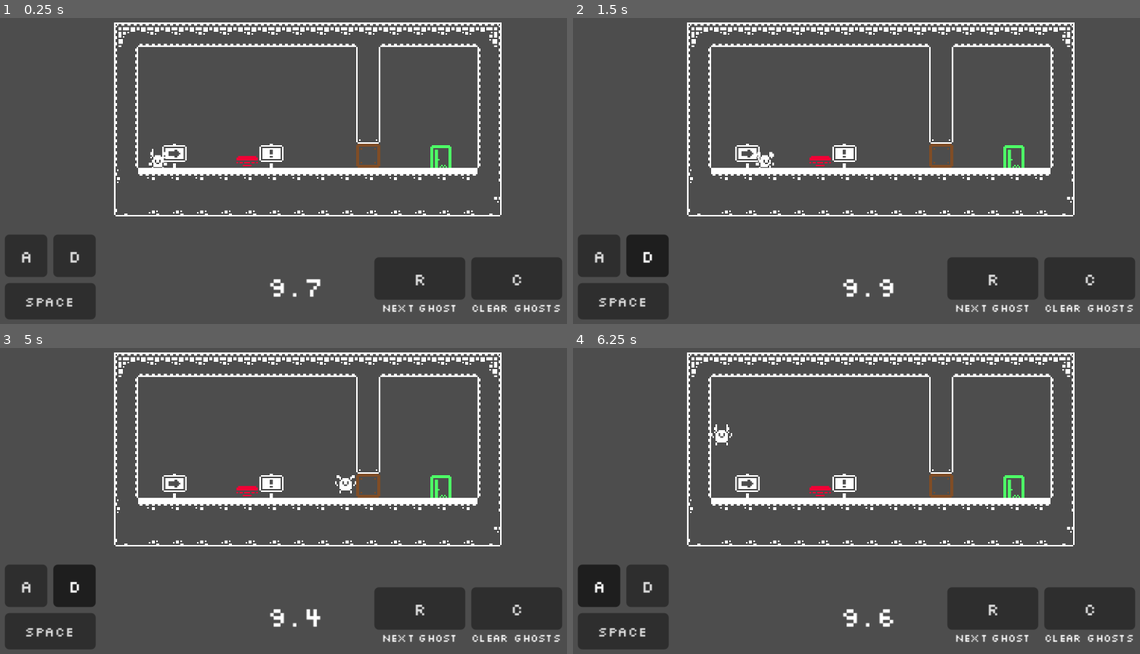
Above: before the commit, frames 1-4 (two rows, left to right).
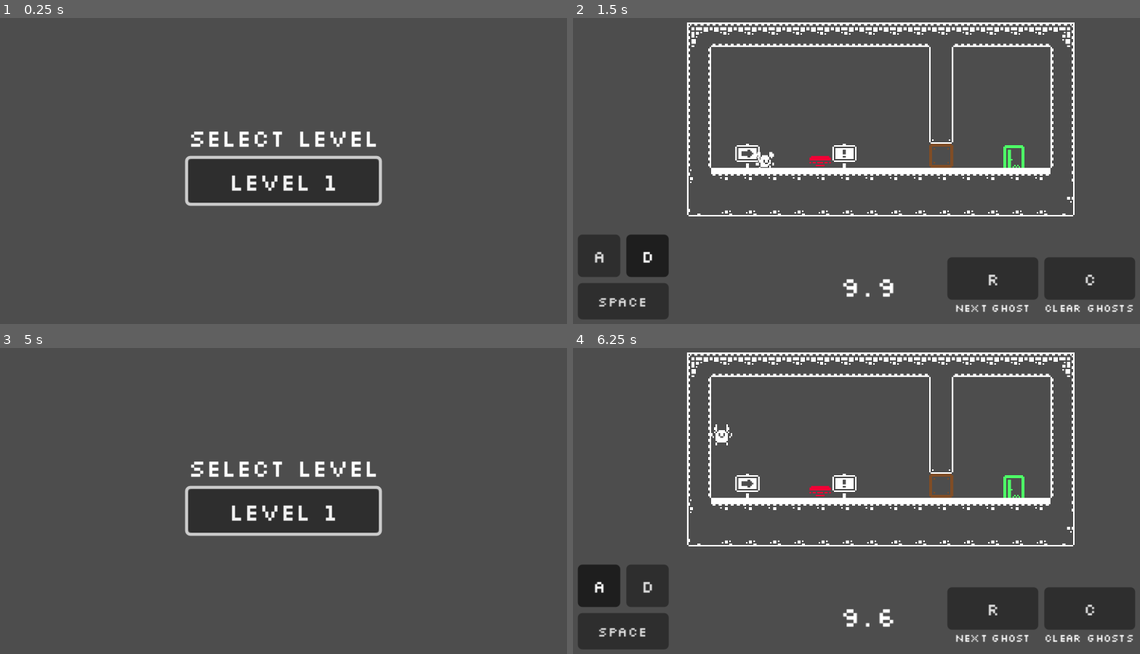
Above: after the commit, the same moments.

Repository: moellh/gmtk-game-jam-2026
Game: Godot game, scene res://src/level_select.tscn
The game is run twice, just before and just after one commit, with the same random seed, the same clock (stepped at 60 frames per second) and the same inputs. Before the commit the project starts from res://src/level.tscn.
Inputs (mouse positions are in pixels of both pictures, inside the frame that each line leads up to):
- Up to frame 1 (0.25 s): no input
- Up to frame 2 (1.5 s): click (856, 180) at 0.5 s, where only the run after the commit has a clickable "Level 1"; hold Right (move_right) from 1.28 s (still down); tap C (clear) at 1.35 s
- Up to frame 3 (5 s): tap Space (jump) at 1.52, 2.27, 3.77, 4.52 s; tap C (clear) every 0.75 s from 2.1 to 4.35 s; release Right (move_right) at 2.78 s; hold Left (move_left) 2.78-3.53 s; hold Right (move_right) from 3.53 s (still down); tap B (menu, bound only after the commit) at 4.9 s
- Up to frame 4 (6.25 s): release Right (move_right) at 5 s; click (856, 510) at 5 s, where only the run after the commit has a clickable "Level 1"; hold Left (move_left) from 5.78 s (still down); tap C (clear) at 5.85 s; tap Space (jump) at 6.02 s

The runs differ from the first frame. In frame 1, 20% of the frame differs, in the area x 0-100%, y 1-99%; in frame 2, nothing differs; in frame 3, 20%; in frame 4, nothing differs.

Commit message:
feat: level select

Diff:
--- a/project.godot
+++ b/project.godot
@@ -11,7 +11,7 @@
 [application]
 
 config/name="chronost"
-run/main_scene="uid://dp7t1cvck55bt"
+run/main_scene="res://src/level_select.tscn"
 config/features=PackedStringArray("4.6", "GL Compatibility")
 config/icon="res://assets/icon.svg"
 
@@ -54,6 +54,11 @@
 "events": [Object(InputEventKey,"resource_local_to_scene":false,"resource_name":"","device":-1,"window_id":0,"alt_press …(191 unchanged characters)…
 ]
 }
+menu={
+"deadzone": 0.2,
+"events": [Object(InputEventKey,"resource_local_to_scene":false,"resource_name":"","device":-1,"window_id":0,"alt_pressed":false,"shift_pressed":false,"ctrl_pressed":false,"meta_pressed":false,"pressed":false,"keycode":0,"physical_keycode":66,"key_label":0,"unicode":98,"location":0,"echo":false,"script":null)
+]
+}
 
 [physics]
 
--- a/src/game.gd
+++ b/src/game.gd
@@ -1,11 +1,14 @@
 extends Node2D
 
 const ROUND_TIME := 10.0
+
 const BASE_VIEWPORT_SIZE := Vector2(384.0, 216.0)
 const LEVEL_VIEW_SIZE := Vector2(384.0, 152.0)
 const HUD_HEIGHT := BASE_VIEWPORT_SIZE.y - LEVEL_VIEW_SIZE.y
 const TIMER_SIZE := Vector2(88.0, 36.0)
 const TIMER_BOTTOM_MARGIN := 8.0
+
+const LEVEL_SELECT := "res://src/level_select.tscn"
 
 @onready var player: CharacterBody2D = $Player
 @onready var world_camera: Camera2D = $WorldCamera
@@ -55,6 +58,10 @@
 	world_camera.zoom = Vector2.ONE * level_zoom
 
 func _process(delta: float) -> void:
+	if Input.is_action_just_pressed("menu"):
+		get_tree().change_scene_to_file(LEVEL_SELECT)
+		return
+
 	if Input.is_action_just_pressed("clear"): clear()
 
 	timer -= delta
--- /dev/null
+++ b/src/level_info.gd
@@ -0,0 +1,5 @@
+class_name LevelInfo
+extends Resource
+
+@export var name: String = ""
+@export var scene: PackedScene
--- /dev/null
+++ b/src/level_select.gd
@@ -0,0 +1,16 @@
+extends Control
+
+@export var levels: Array[LevelInfo] = []
+
+@onready var list: VBoxContainer = $Center/VBox/Levels
+
+func _ready() -> void:
+	for i in levels.size():
+		var info := levels[i]
+		var button := Button.new()
+
+		button.text = info.name
+		button.pressed.connect(get_tree().change_scene_to_packed.bind(info.scene))
+		list.add_child(button)
+
+		if i == 0: button.grab_focus()
--- /dev/null
+++ b/src/level_select.tscn
@@ -0,0 +1,43 @@
+[gd_scene format=3 uid="uid://ciko4lobbvpf7"]
+
+[ext_resource type="Script" uid="uid://dgrn6fgukot61" path="res://src/level_select.gd" id="1"]
+[ext_resource type="PackedScene" uid="uid://dp7t1cvck55bt" path="res://src/level.tscn" id="2"]
+[ext_resource type="Script" path="res://src/level_info.gd" id="3"]
+[ext_resource type="Theme" path="res://src/ui_theme.tres" id="4"]
+
+[sub_resource type="Resource" id="LevelInfo_1"]
+script = ExtResource("3")
+name = "Level 1"
+scene = ExtResource("2")
+
+[node name="LevelSelect" type="Control" unique_id=24120411]
+layout_mode = 3
+anchors_preset = 15
+anchor_right = 1.0
+anchor_bottom = 1.0
+grow_horizontal = 2
+grow_vertical = 2
+theme = ExtResource("4")
+script = ExtResource("1")
+levels = Array[LevelInfo]([SubResource("LevelInfo_1")])
+
+[node name="Center" type="CenterContainer" parent="." unique_id=81011664]
+layout_mode = 1
+anchors_preset = 15
+anchor_right = 1.0
+anchor_bottom = 1.0
+grow_horizontal = 2
+grow_vertical = 2
+
+[node name="VBox" type="VBoxContainer" parent="Center" unique_id=925807636]
+layout_mode = 2
+theme_override_constants/separation = 4
+
+[node name="Title" type="Label" parent="Center/VBox" unique_id=572061570]
+layout_mode = 2
+text = "Select Level"
+horizontal_alignment = 1
+
+[node name="Levels" type="VBoxContainer" parent="Center/VBox" unique_id=1484019837]
+layout_mode = 2
+theme_override_constants/separation = 2
--- /dev/null
+++ b/src/ui_theme.tres
@@ -0,0 +1,7 @@
+[gd_resource type="Theme" load_steps=2 format=3]
+
+[ext_resource type="FontFile" uid="uid://dkstoc421nmrg" path="res://assets/fonts/Silkscreen-Regular.ttf" id="1"]
+
+[resource]
+default_font = ExtResource("1")
+default_font_size = 16
Not shown, added: src/level_info.gd.uid
Not shown, added: src/level_select.gd.uid
